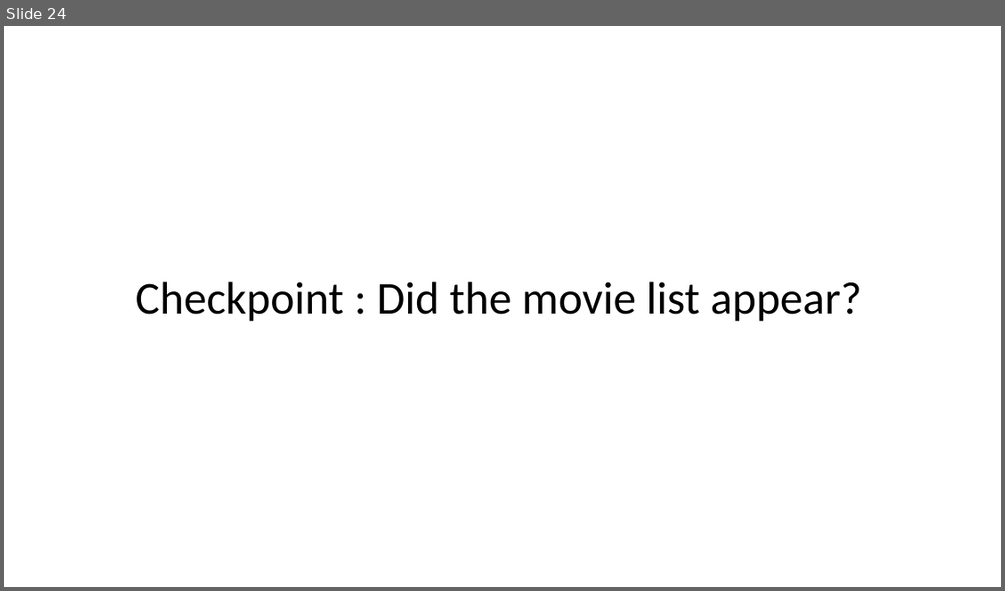
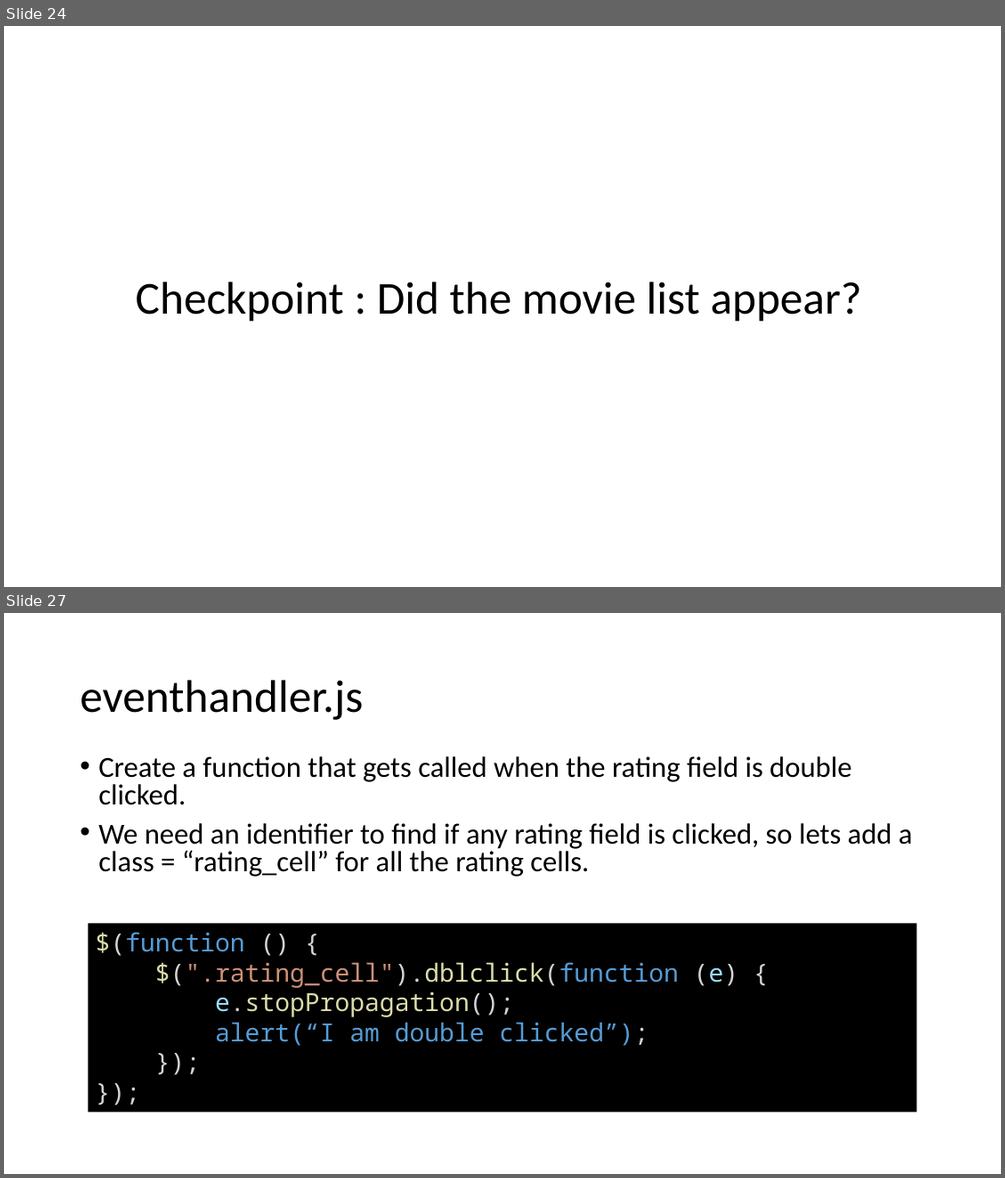
Before and after one commit to DivyaKampalli/movie-rating, a slide deck: Fullstack Tutorial.pptx. Shown one above the other, each under a label of ours: slide 24 before the commit, slides 24 and 27 after it; the slides between them are not shown. The pictures are 1005x591 and 1005x1178 pixels, drawn with LibreOffice and Linux fonts; fonts in the diff are those of the drawing. Boxes give left, top, right and bottom in pixels: in the first picture for what was removed or moved away, otherwise in the second. Text is boxed around its words. In the diff, an @@ line names an element or a change of style, - is before the commit and + after.

```diff
--- a/Fullstack Tutorial.pptx
+++ b/Fullstack Tutorial.pptx
@@ slide 27 added at bbox=[4, 613, 1001, 1174], background #FFFFFF @@
@@ title added at bbox=[80, 680, 363, 720], 44 pt, text #000000 @@
+eventhandler.js
@@ text added at bbox=[98, 756, 913, 876], 28 pt, text #000000 @@
+• Create a function that gets called when the rating field is double clicked.
+• We need an identifier to find if any rating field is clicked, so lets add a class = “rating_cell” for all the rating cells.
@@ rectangle added at bbox=[88, 924, 916, 1111], fill #000000, 24 pt, text #569CD6 @@
+$(function () {
+$(".rating_cell").dblclick(function (e) {
+e.stopPropagation();
+alert(“I am double clicked”);
+});
+});
```
Also in this commit, not shown: 4 slides changed, 3 other slides added, 4 other files.
